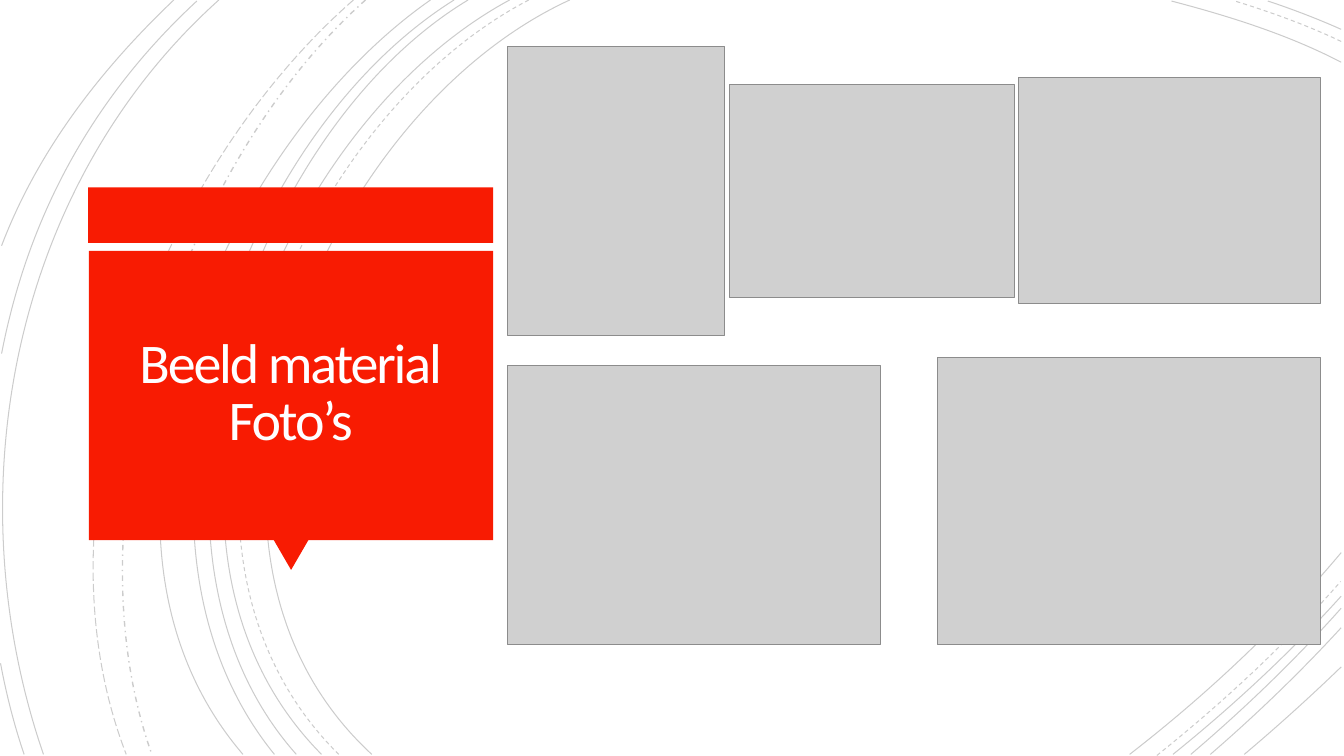
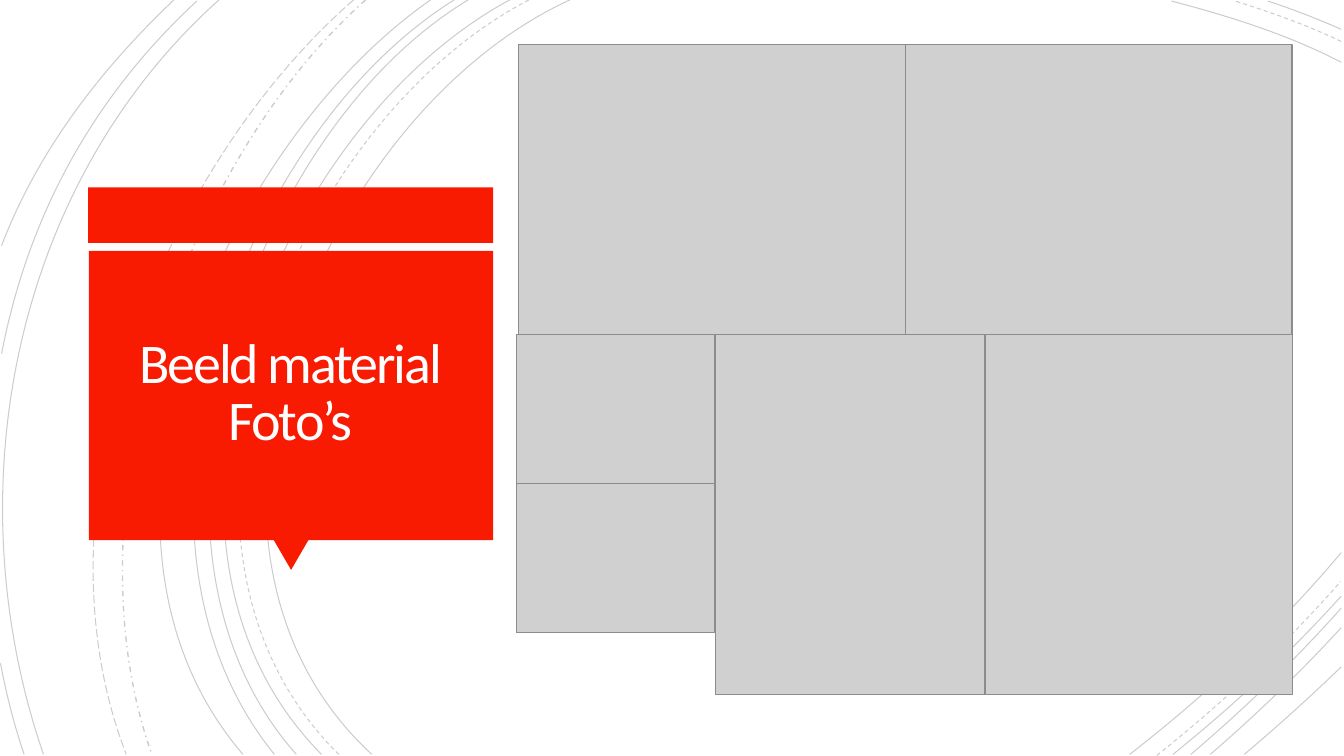
Before and after one commit to vives-project-xp/Iot-Lab, a slide deck: slide 3 of Documentatie_video/IoT_Lab_DVDW_Video.pptx (slide 4 before the commit). Drawn at 1344x756 pixels with LibreOffice and Linux fonts; fonts in the diff are those of the drawing; grey boxes stand for pictures. Boxes give left, top, right and bottom in pixels: in the first picture for what was removed or moved away, otherwise in the second. Text is boxed around its words. In the diff, an @@ line names an element or a change of style, - is before the commit and + after.

```diff
--- a/Documentatie_video/IoT_Lab_DVDW_Video.pptx
+++ b/Documentatie_video/IoT_Lab_DVDW_Video.pptx
@@ picture added at (518,44,905,335) @@
@@ picture: place and size @@
-picture at (1019,78,1321,303)
+picture at (905,44,1293,335)
@@ picture at (985,285,1292,694): rotation 0 to 90 degrees @@
@@ picture: place and size @@
-picture at (730,84,1014,297)
+picture at (516,335,715,484)
@@ picture: place and size @@
-picture at (508,46,725,336)
+picture at (715,335,986,695)
@@ picture: place and size @@
-picture at (508,366,881,645)
+picture at (516,483,715,632)
```
Also in this commit, not shown: 1 other slide changed, 1 slide added, 1 slide removed.
